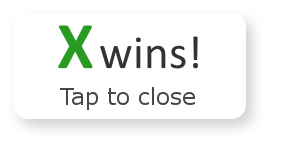
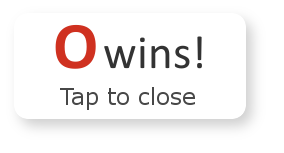
Layered file, before and after one edit (284 x 153). Changes by layer:
painted on "..." over (55, 24, 202, 69)
hid "Layer #1" over (55, 24, 202, 69)
